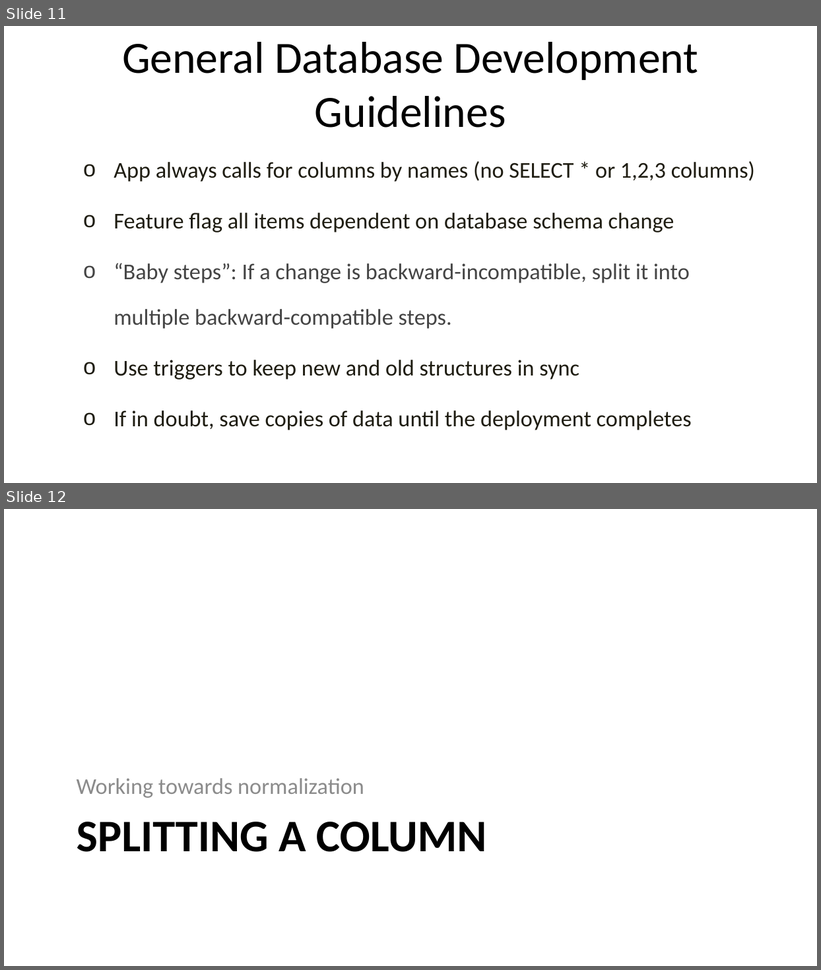
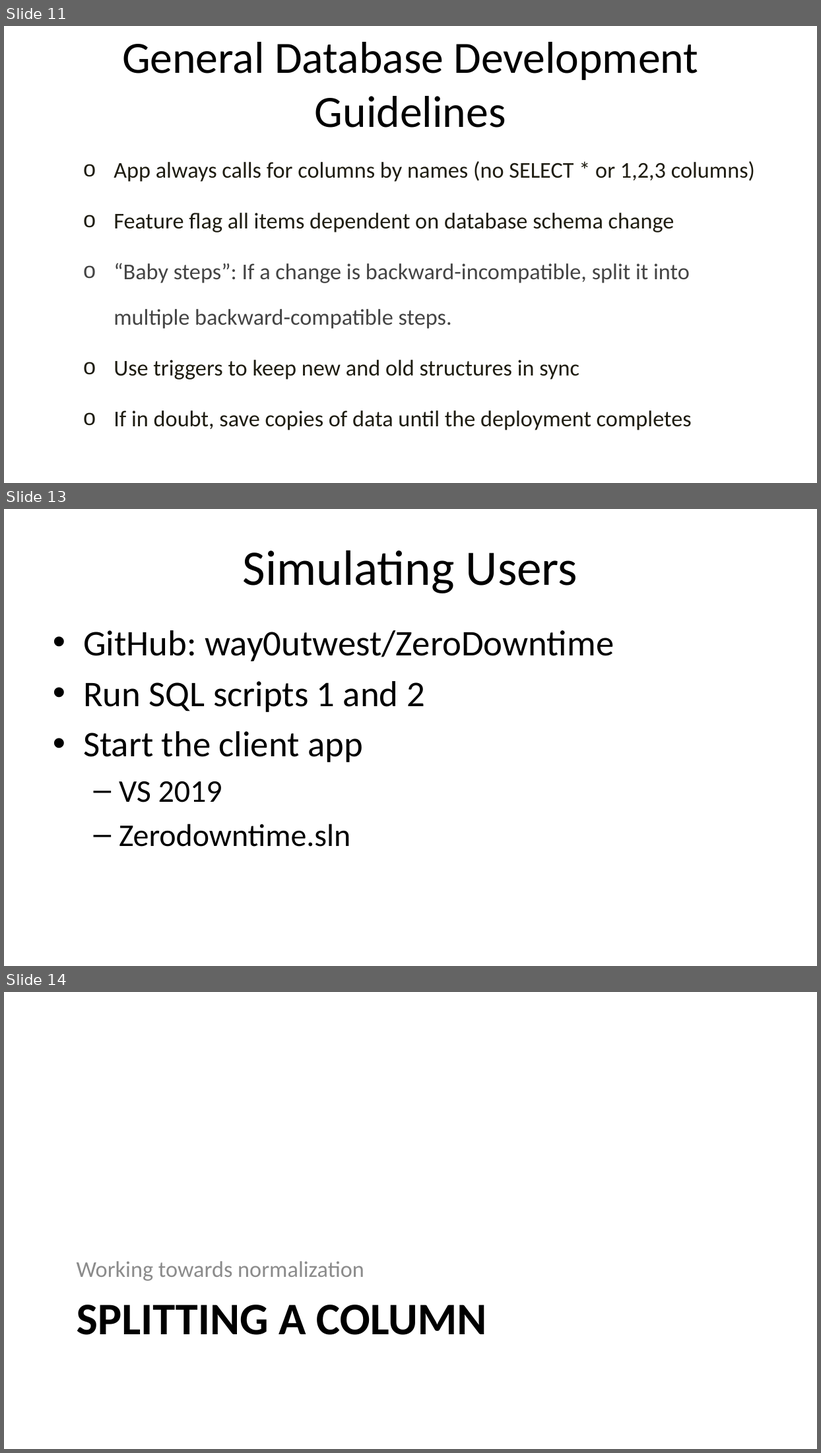
Before and after one commit to way0utwest/ZeroDowntime, a slide deck: ArchitectZeroDowntime.pptx. Shown one above the other, each under a label of ours: slides 11 and 12 before the commit, slides 11, 13 and 14 after it; the slides between them are not shown. The pictures are 821x970 and 821x1453 pixels, drawn with LibreOffice and Linux fonts; fonts in the diff are those of the drawing; background and template pictures are left out. Boxes give left, top, right and bottom in pixels: in the first picture for what was removed or moved away, otherwise in the second. Text is boxed around its words. In the diff, an @@ line names an element or a change of style, - is before the commit and + after.

```diff
--- a/ArchitectZeroDowntime.pptx
+++ b/ArchitectZeroDowntime.pptx
@@ slide 13 added at <box>4,509,817,966</box>, background picture (left out) @@
@@ title added at <box>243,550,578,593</box>, 44 pt, text #000000 @@
+Simulating Users
@@ text added at <box>83,630,614,847</box>, 32 pt, text #000000 @@
+• GitHub: way0utwest/ZeroDowntime
+• Run SQL scripts 1 and 2
+• Start the client app
+  – VS 2019
+  – Zerodowntime.sln
@@ what was slide 12 is now slide 14 @@
```
Also in this commit, not shown: 1 other slide added, 4 other files.
